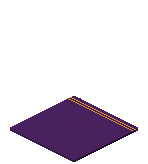
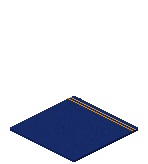
Layered file, before and after one edit (148×164). Changes by layer:
pixels changed over [left=10, top=96, right=138, bottom=162] (layer not identified)
